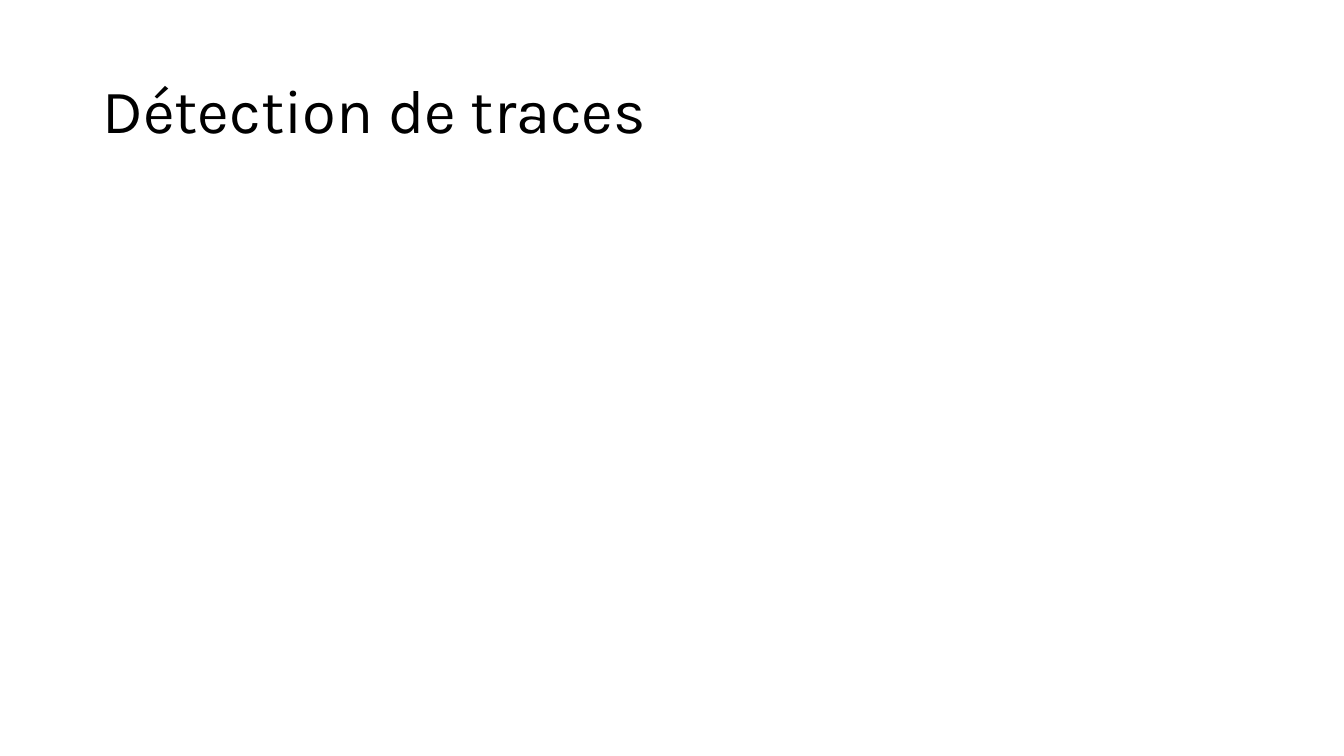
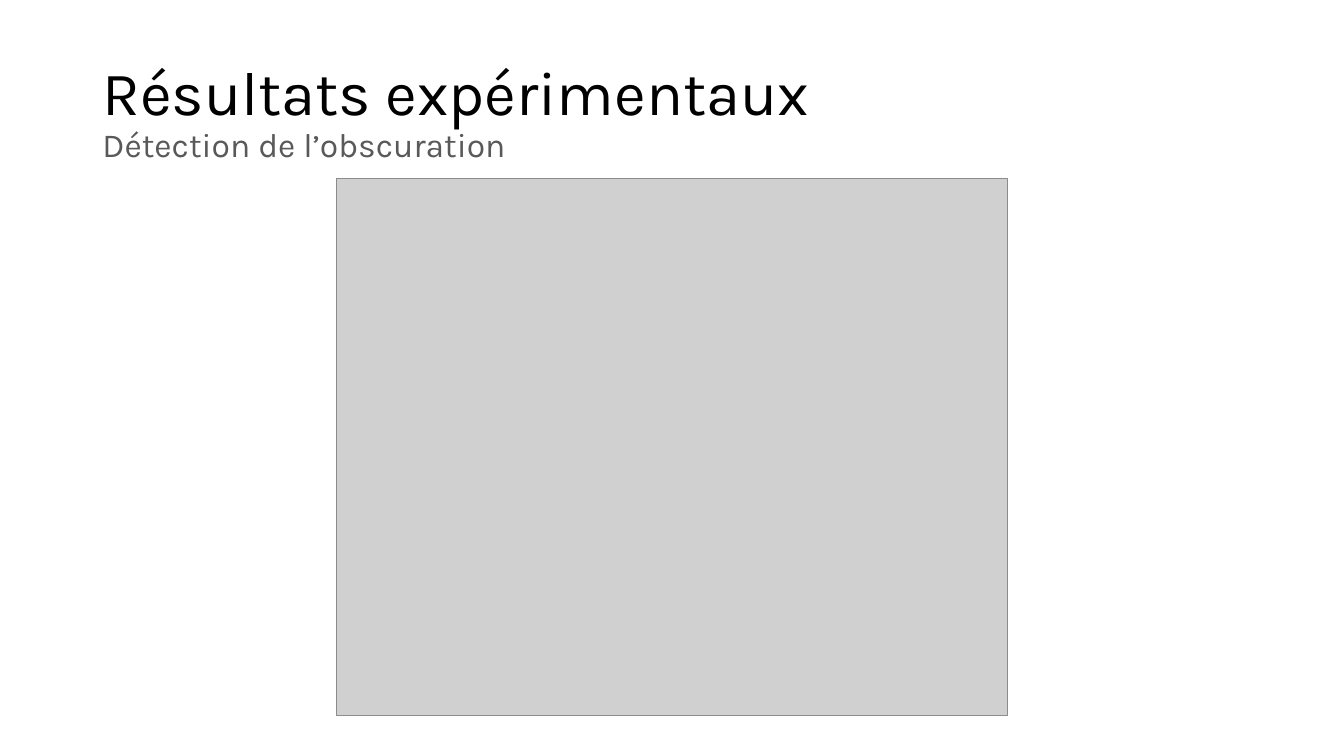
Before and after one commit to owilo/Stage, a slide deck: slide 26 of Documents/Slides/Obscuration de contenu numérique dans une image.pptx (slide 15 before the commit). Drawn at 1344x756 pixels with LibreOffice and Linux fonts; fonts in the diff are those of the drawing; grey boxes stand for pictures. Boxes give left, top, right and bottom in pixels: in the first picture for what was removed or moved away, otherwise in the second. Text is boxed around its words. In the diff, an @@ line names an element or a change of style, - is before the commit and + after.

```diff
--- a/Documents/Slides/Obscuration de contenu numérique dans une image.pptx
+++ b/Documents/Slides/Obscuration de contenu numérique dans une image.pptx
@@ title at (x1=102, y1=68, x2=809, y2=158): text changed; size 44 to 24 pt; text colour #000000 to #595959 @@
-Détection de traces
+Résultats expérimentaux
+Détection de l’obscuration
@@ picture added at (x1=337, y1=178, x2=1008, y2=716) @@
```
Also in this commit, not shown: 5 other slides changed, 17 slides added, 7 slides removed.
